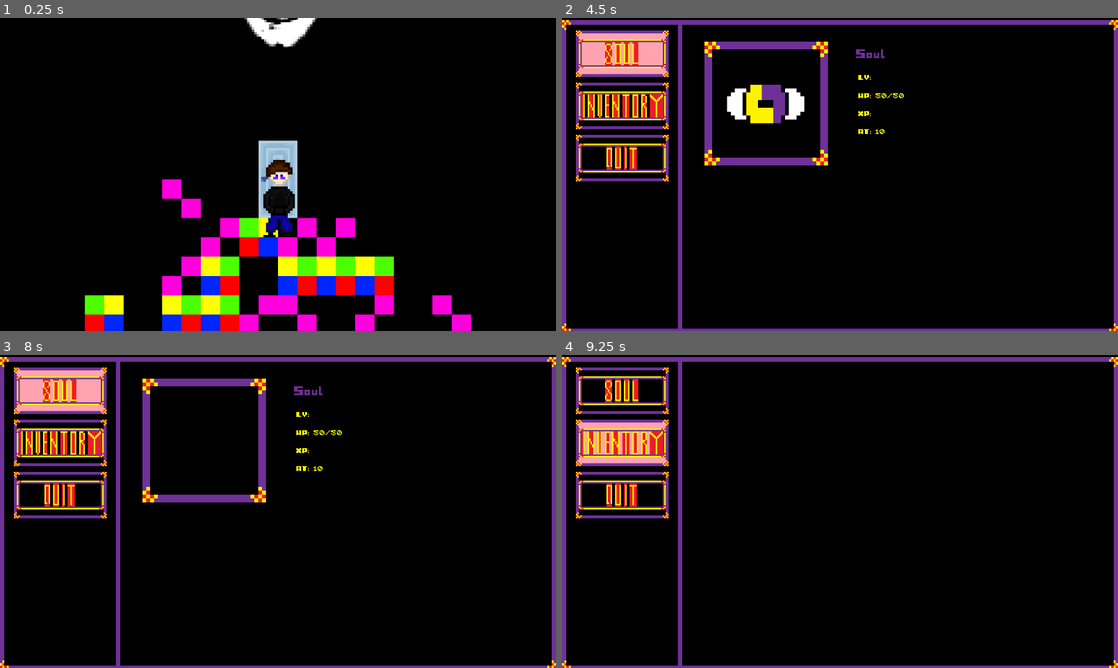
Above: before the commit, frames 1-4 (two rows, left to right).
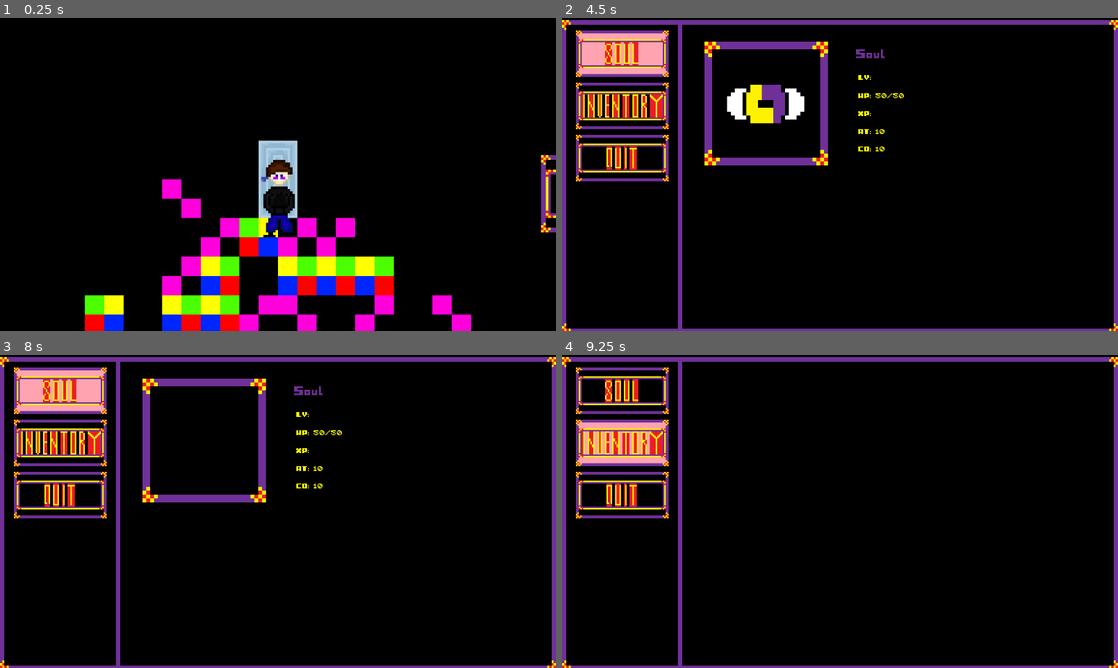
Above: after the commit, the same moments.

Repository: Vaisaz/yumeNikkiFangame
Game: Godot game, scene res://scenes/locations/nexus.tscn
Same seed, same stepped clock (60 frames per second), same inputs: the game is played once before the commit and once after it. This scene is started directly instead of the project's main scene. Sound files missing from this copy of the repository are replaced by a short silence.
Inputs:
- Up to frame 1 (0.25 s): no input
- Up to frame 2 (4.5 s): tap Enter at 0.5 s; hold Right (right) 0.53-1.28 s; hold E (interact) 0.53-1.28 s; hold Down (down) 1.28-2.03 s; tap E (interact) at 1.35, 2.85, 4.35 s; tap Space at 2 s; hold Right (right) 2.03-2.78 s; hold E (interact) 2.03-2.78 s; hold Up (up) 2.78-3.53 s; hold E (interact) 3.53-4.28 s; hold Left (left) from 3.53 s (still down); tap Escape (inventory) at 4.15 s
- Up to frame 3 (8 s): tap Enter at 5, 6.5 s; release Left (left) at 5.03 s; hold Down (down) 5.03-5.78 s; hold E (interact) 5.03-5.78 s; tap Space at 5.75, 7.25 s; hold Right (right) 5.78-6.53 s; tap E (interact) at 5.85, 7.35 s; hold Up (up) 6.53-7.28 s; hold E (interact) 6.53-7.28 s; hold Right (right) from 7.28 s (still down)
- Up to frame 4 (9.25 s): release Right (right) at 8.03 s; hold Down (down) 8.03-8.78 s; hold E (interact) 8.03-8.78 s; hold Left (left) from 8.78 s (still down); tap E (interact) at 8.85 s

The runs differ from the first frame. In frame 1, 1.3% of the frame differs, in the area x 44-100%, y 0-69%; in frame 2, less than 0.1%; in frame 3, less than 0.1%; in frame 4, nothing differs.

Commit message:
Lemonade Added

Diff:
--- a/scenes/inventory.tscn
+++ b/scenes/inventory.tscn
@@ -192,6 +192,16 @@
 text = "XP:
 "
 
+[node name="COLabel" type="Label" parent="InventoryLayer/SoulChoosed"]
+offset_left = 614.0
+offset_top = 260.0
+offset_right = 668.0
+offset_bottom = 283.0
+theme_override_colors/font_color = Color(1, 1, 0, 1)
+theme_override_fonts/font = ExtResource("11_pu7wn")
+text = "CO:
+"
+
 [node name="Equipped" type="Sprite2D" parent="InventoryLayer/SoulChoosed"]
 position = Vector2(388, 551)
 scale = Vector2(3, 3)
--- /dev/null
+++ b/scenes/lemonade_stand.tscn
@@ -0,0 +1,58 @@
+[gd_scene load_steps=7 format=3 uid="uid://7qlcvxsvyst5"]
+
+[ext_resource type="Texture2D" uid="uid://6syojrialhd0" path="res://assets/inventory/items/lemonade.png" id="1_03ey0"]
+[ext_resource type="Script" path="res://scripts/lemonade_interaction.gd" id="2_llt6y"]
+[ext_resource type="Texture2D" uid="uid://beh4pnr72b2sx" path="res://assets/blank_frame_bigger.png" id="3_7613i"]
+[ext_resource type="FontFile" uid="uid://b5lqlis8c3a4k" path="res://assets/I-pixel-u.ttf" id="4_4u3ex"]
+
+[sub_resource type="RectangleShape2D" id="RectangleShape2D_vu4in"]
+size = Vector2(64, 33)
+
+[sub_resource type="RectangleShape2D" id="RectangleShape2D_cjio3"]
+size = Vector2(76.5, 42)
+
+[node name="StaticBody2D" type="StaticBody2D"]
+
+[node name="CollisionShape2D" type="CollisionShape2D" parent="."]
+position = Vector2(0, -15.5)
+shape = SubResource("RectangleShape2D_vu4in")
+
+[node name="Sprite2D" type="Sprite2D" parent="."]
+position = Vector2(0, -16)
+texture = ExtResource("1_03ey0")
+
+[node name="interaction" type="Area2D" parent="."]
+collision_layer = 8
+collision_mask = 8
+script = ExtResource("2_llt6y")
+
+[node name="CollisionShape2D" type="CollisionShape2D" parent="interaction"]
+position = Vector2(0.75, -16)
+shape = SubResource("RectangleShape2D_cjio3")
+
+[node name="CanvasLayer" type="CanvasLayer" parent="."]
+visible = false
+
+[node name="BlankFrameBigger" type="Sprite2D" parent="CanvasLayer"]
+position = Vector2(578, 524)
+scale = Vector2(4, 3.01563)
+texture = ExtResource("3_7613i")
+
+[node name="ColorRect" type="ColorRect" parent="CanvasLayer/BlankFrameBigger"]
+offset_left = -126.0
+offset_top = -30.0
+offset_right = 126.0
+offset_bottom = 30.0
+color = Color(0, 0, 0, 1)
+
+[node name="Label" type="Label" parent="CanvasLayer/BlankFrameBigger"]
+offset_left = -122.0
+offset_top = -25.8652
+offset_right = -17.0
+offset_bottom = -14.8652
+theme_override_colors/font_color = Color(1, 1, 0, 1)
+theme_override_fonts/font = ExtResource("4_4u3ex")
+theme_override_font_sizes/font_size = 8
+
+[connection signal="area_entered" from="interaction" to="interaction" method="_on_area_entered"]
+[connection signal="area_exited" from="interaction" to="interaction" method="_on_area_exited"]
--- a/scenes/locations/nexus.tscn
+++ b/scenes/locations/nexus.tscn
@@ -15,7 +15,7 @@
 [ext_resource type="AudioStream" uid="uid://cukph5fc4tjge" path="res://assets/audio/door_sound.mp3" id="10_1233v"]
 [ext_resource type="Script" path="res://scripts/interaction_scripts/number_warp_interaction.gd" id="11_n0jro"]
 [ext_resource type="PackedScene" uid="uid://xyib0c1l8y3v" path="res://scenes/test_inventory.tscn" id="15_wvg0s"]
-[ext_resource type="Script" path="res://scripts/test_inventory_inveraction.gd" id="16_bhrm6"]
+[ext_resource type="PackedScene" uid="uid://7qlcvxsvyst5" path="res://scenes/lemonade_stand.tscn" id="16_qhsxs"]
 
 [sub_resource type="TileSetAtlasSource" id="TileSetAtlasSource_bpo8m"]
 texture = ExtResource("1_hfvtc")
@@ -60,13 +60,10 @@
 [sub_resource type="RectangleShape2D" id="RectangleShape2D_27h8x"]
 size = Vector2(16, 32)
 
-[sub_resource type="RectangleShape2D" id="RectangleShape2D_ywvd4"]
-size = Vector2(400, 551.875)
-
 [node name="nexus" type="Node2D"]
 
 [node name="black" type="Sprite2D" parent="."]
-position = Vector2(2, -64)
+position = Vector2(259, -139)
 scale = Vector2(1.30281, 1.52486)
 texture = ExtResource("1_r6exr")
 
@@ -139,18 +136,12 @@
 
 [node name="AudioStreamPlayer" parent="." instance=ExtResource("6_em1cg")]
 
-[node name="StaticBody2D3" parent="." instance=ExtResource("15_wvg0s")]
-position = Vector2(-1, -139)
-scale = Vector2(0.16, 0.16)
+[node name="Test" parent="." instance=ExtResource("15_wvg0s")]
+position = Vector2(-3, -263)
+scale = Vector2(0.5, 0.5)
 
-[node name="interaction" type="Area2D" parent="StaticBody2D3"]
-collision_layer = 8
-collision_mask = 8
-script = ExtResource("16_bhrm6")
-
-[node name="CollisionShape2D" type="CollisionShape2D" parent="StaticBody2D3/interaction"]
-position = Vector2(6.25, -6.24999)
-shape = SubResource("RectangleShape2D_ywvd4")
+[node name="Lemonade" parent="." instance=ExtResource("16_qhsxs")]
+position = Vector2(141, -26)
 
 [connection signal="area_entered" from="neon_warp/interaction" to="neon_warp/interaction" method="_on_area_entered"]
 [connection signal="area_exited" from="neon_warp/interaction" to="neon_warp/interaction" method="_on_area_exited"]
@@ -160,5 +151,3 @@
 [connection signal="area_exited" from="dream_doors/interaction" to="dream_doors/interaction" method="_on_area_exited"]
 [connection signal="area_entered" from="number_warp/interaction" to="number_warp/interaction" method="_on_area_entered"]
 [connection signal="area_exited" from="number_warp/interaction" to="number_warp/interaction" method="_on_area_exited"]
-[connection signal="area_entered" from="StaticBody2D3/interaction" to="StaticBody2D3/interaction" method="_on_area_entered"]
-[connection signal="area_exited" from="StaticBody2D3/interaction" to="StaticBody2D3/interaction" method="_on_area_exited"]
--- a/scenes/test_inventory.tscn
+++ b/scenes/test_inventory.tscn
@@ -1,9 +1,13 @@
-[gd_scene load_steps=3 format=3 uid="uid://xyib0c1l8y3v"]
+[gd_scene load_steps=5 format=3 uid="uid://xyib0c1l8y3v"]
 
 [ext_resource type="Texture2D" uid="uid://c8e568grtiifk" path="res://assets/no_use/menu/me.png" id="1_gwjkd"]
+[ext_resource type="Script" path="res://scripts/test_inventory_inveraction.gd" id="2_1ym45"]
 
 [sub_resource type="RectangleShape2D" id="RectangleShape2D_tveh7"]
 size = Vector2(281, 467)
+
+[sub_resource type="RectangleShape2D" id="RectangleShape2D_5smp1"]
+size = Vector2(400, 551.875)
 
 [node name="StaticBody2D" type="StaticBody2D"]
 
@@ -13,3 +17,15 @@
 
 [node name="Sprite2D" type="Sprite2D" parent="."]
 texture = ExtResource("1_gwjkd")
+
+[node name="interaction" type="Area2D" parent="."]
+collision_layer = 8
+collision_mask = 8
+script = ExtResource("2_1ym45")
+
+[node name="Collision" type="CollisionShape2D" parent="interaction"]
+position = Vector2(6.25, -6.24999)
+shape = SubResource("RectangleShape2D_5smp1")
+
+[connection signal="area_entered" from="interaction" to="interaction" method="_on_area_entered"]
+[connection signal="area_exited" from="interaction" to="interaction" method="_on_area_exited"]
--- a/scripts/interaction_scripts/banana_creature_interaction.gd
+++ b/scripts/interaction_scripts/banana_creature_interaction.gd
@@ -3,7 +3,10 @@
 var messages = [
 	"",
 	"YOU HAVE ACQUIRED:
-	BANANA"
+	BANANA",
+	"GIVES AND TAKES:
+	+25 HP
+	-5 AT"
 ]
 
 var index = 0
@@ -36,7 +39,7 @@
 		GlobalVariables.debounce = true
 		GlobalVariables.in_combat = true
 		canvas_layer.visible = true
-		if index == 1:
+		if index == 2:
 			canvas_layer.visible = false
 			GlobalVariables.debounce = false
 			GlobalVariables.in_combat = false
@@ -45,7 +48,7 @@
 		message_displayed = false
 		index += 1
 		show_message()
-	if interaction_times == 1 and interact and !Inventory.banana_has_interacted and Input.is_action_just_pressed("interact"):
+	if interaction_times == 1 and interact and !Inventory.banana_has_interacted:
 		for item_count in Inventory.items:
 			print(item_count)
 			if Inventory.index == 0 and Inventory.items[Inventory.index].disabled and !Inventory.banana_has_interacted:
@@ -62,4 +65,5 @@
 				Inventory.items[Inventory.index].disabled = false
 			if !Inventory.banana_has_interacted:
 				Inventory.banana_has_interacted = true
+				interaction_times = 2
 				Inventory.index += 1
--- a/scripts/inventory.gd
+++ b/scripts/inventory.gd
@@ -3,13 +3,15 @@
 var item_texture = [
 	preload("res://assets/inventory/items/banana.png"),
 	preload("res://assets/inventory/items/watches.png"),
-	preload("res://assets/inventory/items/wnp.png")
+	preload("res://assets/inventory/items/wnp.png"),
+	preload("res://assets/inventory/items/lemonade.png")
 ]
 
 var item_texture_hover = [
 	preload("res://assets/inventory/items/banana_hover.png"),
 	preload("res://assets/inventory/items/watches_hover.png"),
-	preload("res://assets/inventory/items/wnp_hover.png")
+	preload("res://assets/inventory/items/wnp_hover.png"),
+	preload("res://assets/inventory/items/lemonade_hover.png")
 ]
 
 @onready var items = [
@@ -23,6 +25,7 @@
 @onready var hp = $InventoryLayer/SoulChoosed/HPLabel
 @onready var at = $InventoryLayer/SoulChoosed/ATLabel
 @onready var xp = $InventoryLayer/SoulChoosed/XPLabel
+@onready var co = $InventoryLayer/SoulChoosed/COLabel
 
 @onready var soul_button = $InventoryLayer/Buttons/Soul
 @onready var inventory_button = $InventoryLayer/Buttons/Inventory
@@ -38,6 +41,8 @@
 var wnp_has_interacted: bool = false
 var rng = RandomNumberGenerator.new()
 
+var coins = 10
+
 func _ready():
 	DisplayServer.mouse_set_mode(DisplayServer.MOUSE_MODE_HIDDEN)
 	soul_button.texture_focused = soul_button.texture_hover
@@ -47,6 +52,7 @@
 func _on_soul_pressed():
 	hp.text = "HP: %d/%d" % [Combat.player_current_health, Combat.player_max_health]
 	at.text = "AT: %d" % Combat.player_attack
+	co.text = "CO: %d" % coins
 	soul_choosed.visible = true
 	inventory_choosed.visible = false
 
--- /dev/null
+++ b/scripts/lemonade_interaction.gd
@@ -0,0 +1,78 @@
+extends Area2D
+
+var messages = [
+	"",
+	"YOU HAVE ACQUIRED:
+	LEMONADE",
+	"GIVES AND TAKES:
+	+25 HP
+	0 AT"
+]
+
+var index = 0
+var interact: bool = false
+var message_displayed: bool = false
+var interaction_times = 0
+var has_interacted: bool = false
+
+@onready var label = $"../CanvasLayer/BlankFrameBigger/Label"
+@onready var canvas_layer = $"../CanvasLayer"
+
+func _on_area_entered(area):
+	print("entered")
+	if area.is_in_group("Player"):
+		interact = true
+	if index == 0:
+		message_displayed = true
+
+func _on_area_exited(_area):
+	print("exited")
+	interact = false
+
+func show_message():
+	if index < messages.size():
+		label.text = ""
+		for character in messages[index]:
+			label.text += character
+			await get_tree().create_timer(0.05).timeout
+		message_displayed = true
+
+func _input(event):
+	if interaction_times == 0 and interact and event.is_action_pressed("interact") and message_displayed and interact and Input.is_action_just_pressed("interact") and Transition.canvas_layer.visible == false and Inventory.inventory_layer.visible == false:
+		if has_interacted:
+			interaction_times = 1
+			has_interacted = false
+			return
+		print("works")
+		GlobalVariables.debounce = true
+		GlobalVariables.in_combat = true
+		canvas_layer.visible = true
+		if index == 2:
+			canvas_layer.visible = false
+			GlobalVariables.debounce = false
+			GlobalVariables.in_combat = false
+			interaction_times = 1
+			return
+		message_displayed = false
+		index += 1
+		show_message()
+	if interaction_times == 1 and message_displayed and interact and Transition.canvas_layer.visible == false and Inventory.inventory_layer.visible == false and Inventory.coins >= 0:
+		for item_count in Inventory.items:
+			print(item_count)
+			if Inventory.index == 0 and Inventory.items[Inventory.index].disabled and !has_interacted:
+				Inventory.items[Inventory.index].texture_normal = Inventory.item_texture[3]
+				Inventory.items[Inventory.index].texture_hover = Inventory.item_texture_hover[3]
+				Inventory.items[Inventory.index].disabled = false
+			if Inventory.index == 1 and Inventory.items[Inventory.index].disabled and !has_interacted:
+				Inventory.items[Inventory.index].texture_normal = Inventory.item_texture[3]
+				Inventory.items[Inventory.index].texture_hover = Inventory.item_texture_hover[3]
+				Inventory.items[Inventory.index].disabled = false
+			if Inventory.index == 2 and Inventory.items[Inventory.index].disabled and !has_interacted:
+				Inventory.items[Inventory.index].texture_normal = Inventory.item_texture[3]
+				Inventory.items[Inventory.index].texture_hover = Inventory.item_texture_hover[3]
+				Inventory.items[Inventory.index].disabled = false
+			if !has_interacted:
+				has_interacted = true
+				Inventory.coins -= 5
+				interaction_times = 2
+				Inventory.index += 1
Binary file added: assets/inventory/items/lemonade.png
Not shown, added: assets/inventory/items/lemonade.png.import
Binary file added: assets/inventory/items/lemonade_hover.png
Not shown, added: assets/inventory/items/lemonade_hover.png.import
Not shown: 1 places in scenes/locations/nexus.tscn that only renumber resources
